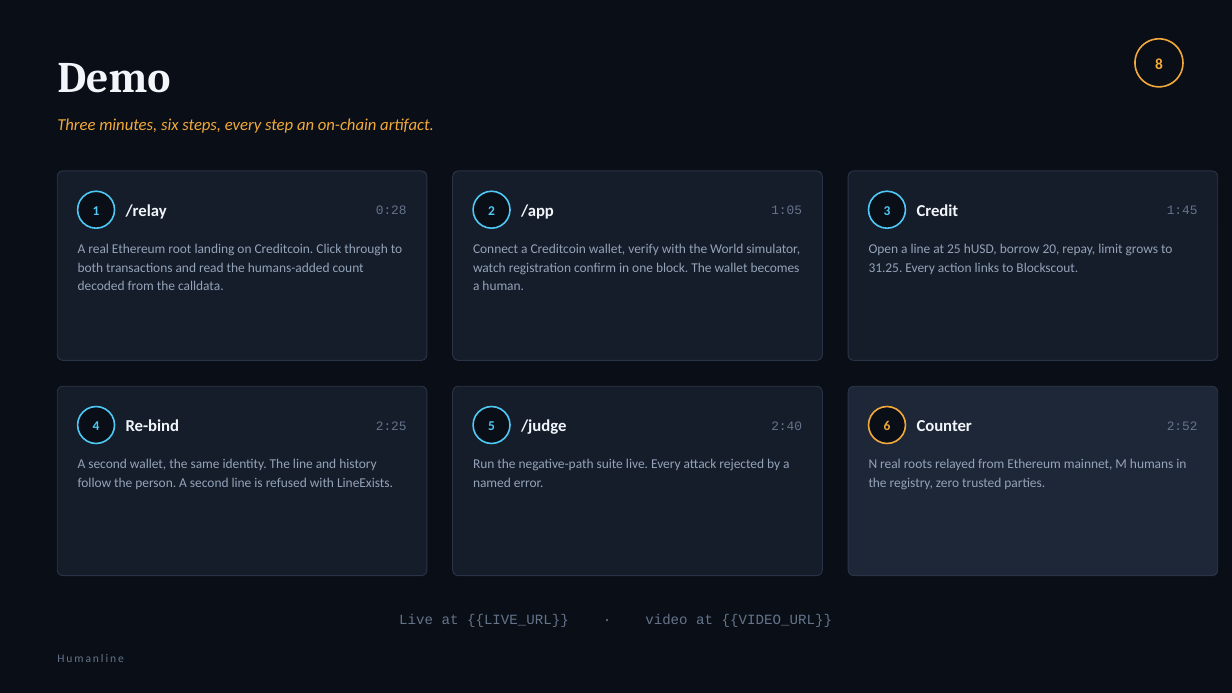
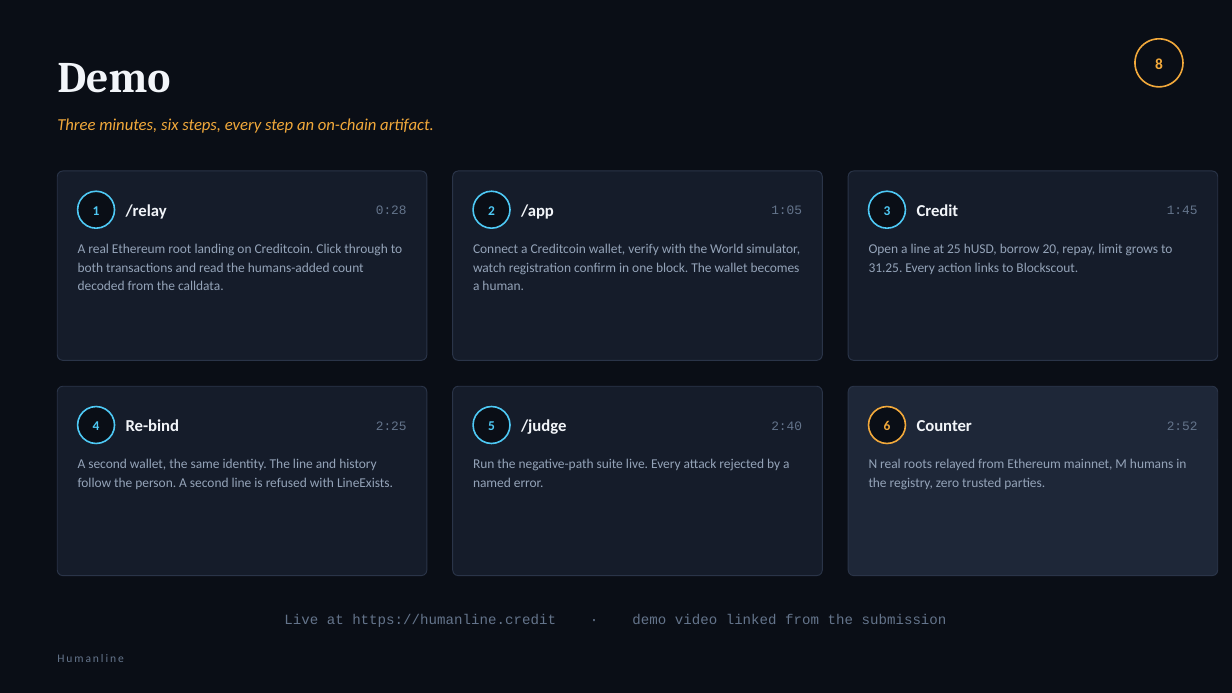
Before and after one commit to rajkaria/humanline, a slide deck: slide 8 of docs/deck.pptx. Drawn at 1232x693 pixels with LibreOffice and Linux fonts; fonts in the diff are those of the drawing. Boxes give left, top, right and bottom in pixels: in the first picture for what was removed or moved away, otherwise in the second. Text is boxed around its words. In the diff, an @@ line names an element or a change of style, - is before the commit and + after.

```diff
--- a/docs/deck.pptx
+++ b/docs/deck.pptx
@@ text at [284,614,947,627]: text changed @@
-Live at {{LIVE_URL}} · video at {{VIDEO_URL}}
+Live at https://humanline.credit · demo video linked from the submission
```
Also in this commit, not shown: 1 other slide changed, 10 other files.
